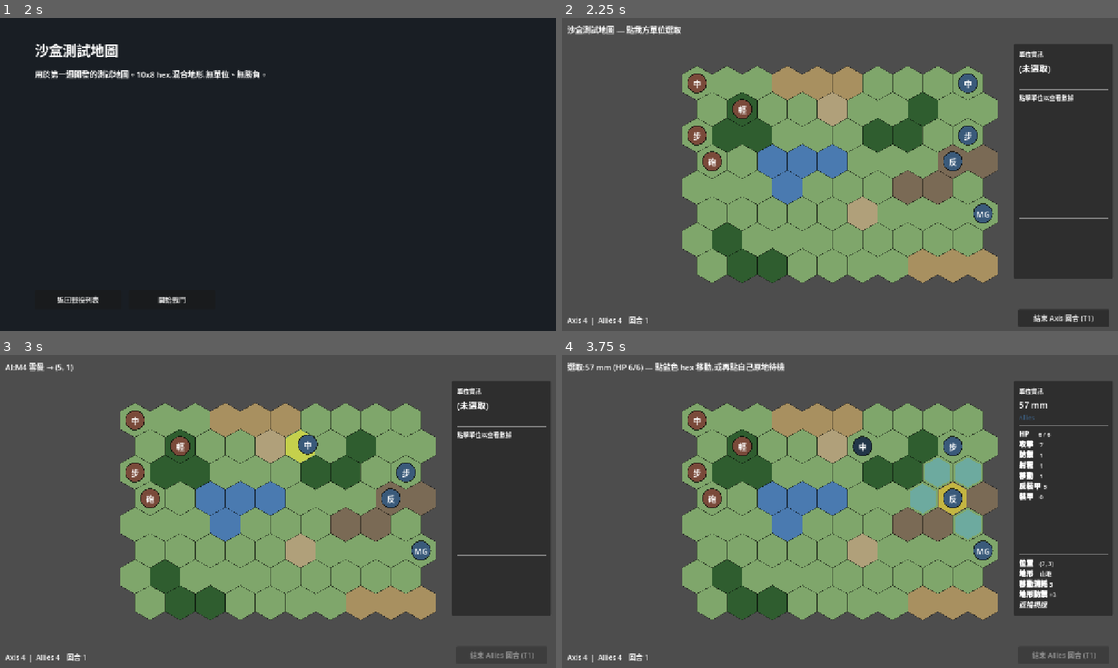
Above: before the commit, frames 1-4 (two rows, left to right).
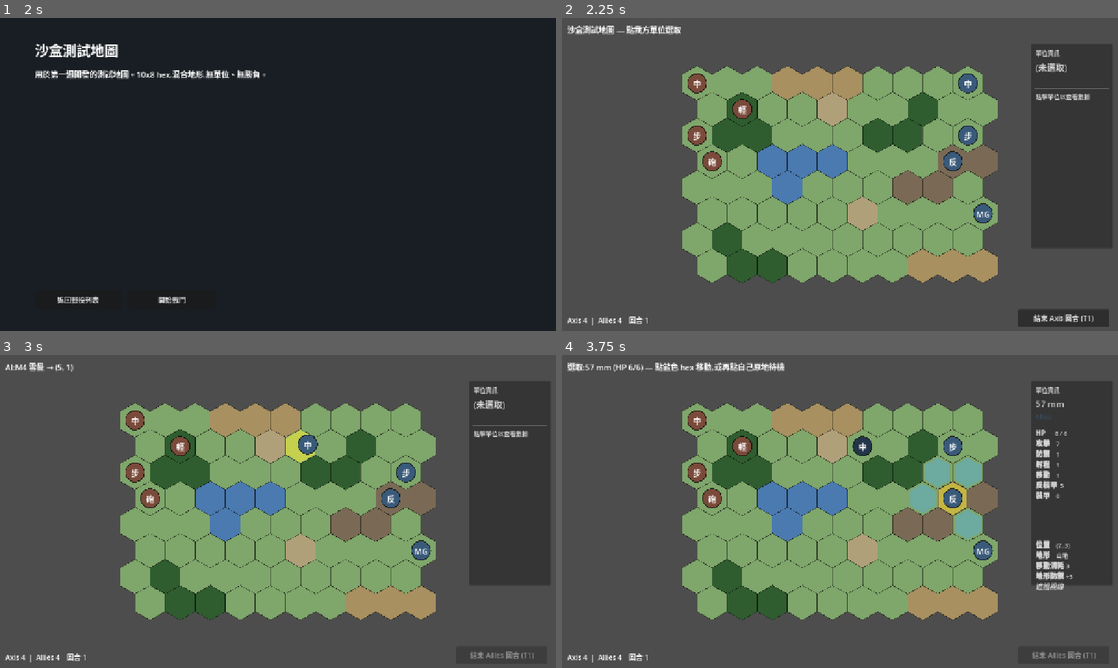
Above: after the commit, the same moments.

Repository: Fischer-Zhang/WorldWarII
Game: Godot game, scene res://scenes/main_menu.tscn
The game is run twice, just before and just after one commit, with the same random seed, the same clock (stepped at 60 frames per second) and the same inputs.
Inputs (mouse positions are in pixels of both pictures, inside the frame that each line leads up to):
- Up to frame 1 (2 s): click "開始戰役" at 0.5 s; click "00_sandbox — 沙盒測試地圖" at 1.25 s
- Up to frame 2 (2.25 s): click "開始戰鬥" at 2 s
- Up to frame 3 (3 s): click "結束 Axis 回合 (T1)" at 2.75 s
- Up to frame 4 (3.75 s): tap Enter at 3.5 s; move the mouse to (962, 495) at 3.52 s; click (962, 495) at 3.67 s

Frame 1 is identical in both runs. In frame 2, 4.3% of the frame differs, in the area x 81-99%, y 8-84%; in frame 3, 4.3%; in frame 4, 4.9%.

Commit message:
Make HUD overlays click-through and semi-transparent
InfoPanel, InfoLabel and StatusLabel were intercepting clicks because
Control.mouse_filter defaults to STOP. The right-side InfoPanel covers
the rightmost columns of the hex map (where Sedan's Axis units start),
making units there unselectable.

- mouse_filter = IGNORE on all HUD overlays so clicks pass to HexMap.
- InfoPanel alpha lowered to 0.78 so units behind it are visible.
- InfoPanel narrowed and made shorter (1080-1268 wide, ends at y=530)
  so it covers less of the map.

EndTurnButton, ResultPanel and MenuButton intentionally stay STOP — they
need to receive clicks.

Co-Authored-By: Claude Opus 4.7 (1M context) <noreply@anthropic.com>

Diff:
--- a/scenes/battle.tscn
+++ b/scenes/battle.tscn
@@ -20,6 +20,7 @@
 offset_top = 12.0
 offset_right = 1268.0
 offset_bottom = 44.0
+mouse_filter = 2
 theme_override_font_sizes/font_size = 18
 text = "Loading..."
 horizontal_alignment = 0
@@ -30,33 +31,40 @@
 offset_top = 680.0
 offset_right = 1000.0
 offset_bottom = 710.0
+mouse_filter = 2
 theme_override_font_sizes/font_size = 16
 text = ""
 horizontal_alignment = 0
 vertical_alignment = 1
 
 [node name="InfoPanel" type="Panel" parent="UI"]
-offset_left = 1040.0
+offset_left = 1080.0
 offset_top = 60.0
 offset_right = 1268.0
-offset_bottom = 600.0
+offset_bottom = 530.0
+mouse_filter = 2
+modulate = Color(1, 1, 1, 0.78)
 
 [node name="VBox" type="VBoxContainer" parent="UI/InfoPanel"]
-offset_left = 12.0
-offset_top = 12.0
-offset_right = 216.0
-offset_bottom = 528.0
+offset_left = 10.0
+offset_top = 10.0
+offset_right = 178.0
+offset_bottom = 460.0
+mouse_filter = 2
 theme_override_constants/separation = 6
 
 [node name="Header" type="Label" parent="UI/InfoPanel/VBox"]
+mouse_filter = 2
 theme_override_font_sizes/font_size = 14
 text = "單位資訊"
 
 [node name="UnitName" type="Label" parent="UI/InfoPanel/VBox"]
+mouse_filter = 2
 theme_override_font_sizes/font_size = 20
 text = "(未選取)"
 
 [node name="FactionLabel" type="Label" parent="UI/InfoPanel/VBox"]
+mouse_filter = 2
 theme_override_font_sizes/font_size = 14
 text = ""
 
@@ -66,7 +74,8 @@
 bbcode_enabled = true
 fit_content = true
 scroll_active = false
-custom_minimum_size = Vector2(0, 280)
+custom_minimum_size = Vector2(0, 240)
+mouse_filter = 2
 theme_override_font_sizes/normal_font_size = 14
 text = "點擊單位以查看數據"
 
@@ -77,6 +86,7 @@
 fit_content = true
 scroll_active = false
 custom_minimum_size = Vector2(0, 100)
+mouse_filter = 2
 theme_override_font_sizes/normal_font_size = 14
 text = ""
 
